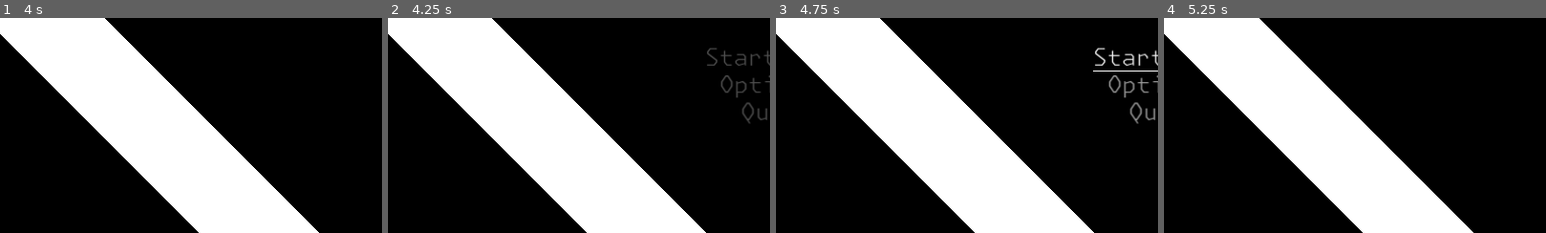
Above: before the commit, frames 1-4 (left to right).
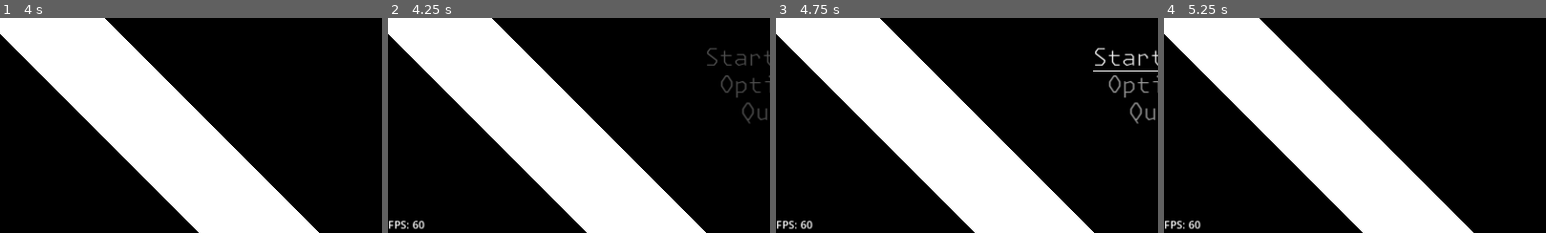
Above: after the commit, the same moments.

Repository: mesoscopic/micro
Game: Godot game, scene res://Main.tscn
The game is run twice, just before and just after one commit, with the same random seed, the same clock (stepped at 60 frames per second) and the same inputs.
Inputs:
- Up to frame 1 (4 s): hold D (move_right) 0.53-1.28 s; tap Enter at 1.25 s; hold S (move_down) 1.28-2.03 s; hold D (move_right) 2.03-2.78 s; hold W (move_up) 2.78-3.53 s; hold A (move_left) from 3.53 s (still down)
- Up to frame 2 (4.25 s): keep holding A (move_left); tap F1 (debug_overlay, bound only after the commit) at 4.15 s
- Up to frame 3 (4.75 s): keep holding A (move_left)
- Up to frame 4 (5.25 s): tap Space at 5 s; release A (move_left) at 5.03 s; hold S (move_down) from 5.03 s (still down)
The pictures show only the part of the screen within x 0-50%, y 50-100%; the shares and areas given below are measured in that part.

Frame 1 is identical in both runs. In frame 2, 0.2% of the frame differs, in the area x 0-10%, y 94-99%; in frame 3, 0.2%; in frame 4, 0.2%.

Commit message:
Added debug overlay and fixed web path

Diff:
--- a/godot/Main.tscn
+++ b/godot/Main.tscn
@@ -6,6 +6,7 @@
 [ext_resource type="Script" path="res://scripts/ui/blur.gd" id="2_8q41b"]
 [ext_resource type="Shader" path="res://assets/shaders/shaderx.gdshader" id="3_vkgri"]
 [ext_resource type="Shader" path="res://assets/shaders/shadery.gdshader" id="4_2ms0a"]
+[ext_resource type="PackedScene" uid="uid://b3eu3aqi46l3u" path="res://scenes/ui/DebugOverlay.tscn" id="6_hkwgg"]
 
 [sub_resource type="ShaderMaterial" id="ShaderMaterial_koa5f"]
 shader = ExtResource("3_vkgri")
@@ -123,6 +124,9 @@
 
 [node name="UI" type="CanvasLayer" parent="."]
 
+[node name="DebugOverlay" parent="UI" instance=ExtResource("6_hkwgg")]
+visible = false
+
 [node name="ScreenWipe" type="CanvasLayer" parent="."]
 
 [node name="Layer" type="CenterContainer" parent="ScreenWipe"]
--- a/godot/project.godot
+++ b/godot/project.godot
@@ -53,6 +53,11 @@
 "events": [Object(InputEventKey,"resource_local_to_scene":false,"resource_name":"","device":-1,"window_id":0,"alt_pressed":false,"shift_pressed":false,"ctrl_pressed":false,"meta_pressed":false,"pressed":false,"keycode":0,"physical_keycode":68,"key_label":0,"unicode":100,"echo":false,"script":null)
 ]
 }
+debug_overlay={
+"deadzone": 0.5,
+"events": [Object(InputEventKey,"resource_local_to_scene":false,"resource_name":"","device":-1,"window_id":0,"alt_pressed":false,"shift_pressed":false,"ctrl_pressed":false,"meta_pressed":false,"pressed":false,"keycode":0,"physical_keycode":4194332,"key_label":0,"unicode":0,"echo":false,"script":null)
+]
+}
 
 [physics]
 
--- /dev/null
+++ b/godot/scenes/ui/DebugOverlay.tscn
@@ -0,0 +1,25 @@
+[gd_scene load_steps=2 format=3 uid="uid://b3eu3aqi46l3u"]
+
+[ext_resource type="Script" path="res://scripts/ui/debug.gd" id="1_v6tkm"]
+
+[node name="DebugOverlay" type="Control"]
+layout_mode = 3
+anchors_preset = 15
+anchor_right = 1.0
+anchor_bottom = 1.0
+grow_horizontal = 2
+grow_vertical = 2
+script = ExtResource("1_v6tkm")
+
+[node name="BottomLeft" type="VBoxContainer" parent="."]
+layout_mode = 1
+anchors_preset = 2
+anchor_top = 1.0
+anchor_bottom = 1.0
+offset_top = -23.0
+offset_right = 77.0
+grow_vertical = 0
+
+[node name="FPS" type="Label" parent="BottomLeft"]
+layout_mode = 2
+text = "awawawa"
--- a/godot/scripts/micro.gd
+++ b/godot/scripts/micro.gd
@@ -1,7 +1,6 @@
 extends Node
 
 # The Micro singleton
-
 
 func screen_wipe_out():
 	var SCREEN_WIPE_ANIMATOR = get_tree().current_scene.get_node("ScreenWipe/Layer/ScreenWipeAnimation")
@@ -13,3 +12,8 @@
 	SCREEN_WIPE_ANIMATOR.play("wipe_in")
 	await SCREEN_WIPE_ANIMATOR.animation_finished
 	SCREEN_WIPE_ANIMATOR.play("RESET")
+
+func _input(event):
+	if event.is_action_pressed("debug_overlay"):
+		var overlay: Control = get_tree().current_scene.get_node("UI/DebugOverlay")
+		overlay.visible = !overlay.visible
--- /dev/null
+++ b/godot/scripts/ui/debug.gd
@@ -0,0 +1,4 @@
+extends Control
+
+func _process(delta):
+	$BottomLeft/FPS.text = "FPS: %s" % int(1/delta);
Not shown: 1 places in godot/Main.tscn that only renumber resources
Not shown, changed: godot/export_presets.cfg
Not shown, added: build/browser/index.apple-touch-icon.png
Not shown, added: build/browser/index.audio.worklet.js
Not shown, added: build/browser/index.html
Not shown, added: build/browser/index.icon.png
Not shown, added: build/browser/index.js
Not shown, added: build/browser/index.pck
Not shown, added: build/browser/index.png
Not shown, added: build/browser/index.wasm
Not shown, added: build/browser/index.worker.js
Not shown, removed: build/browser/micro.apple-touch-icon.png
(and 10 more such lines)
